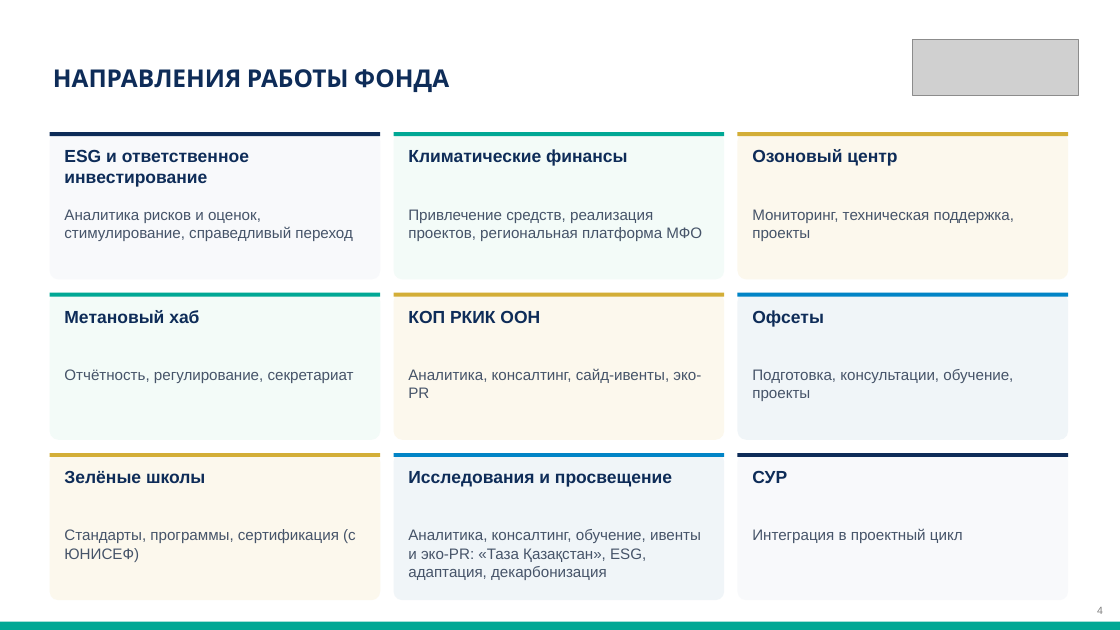
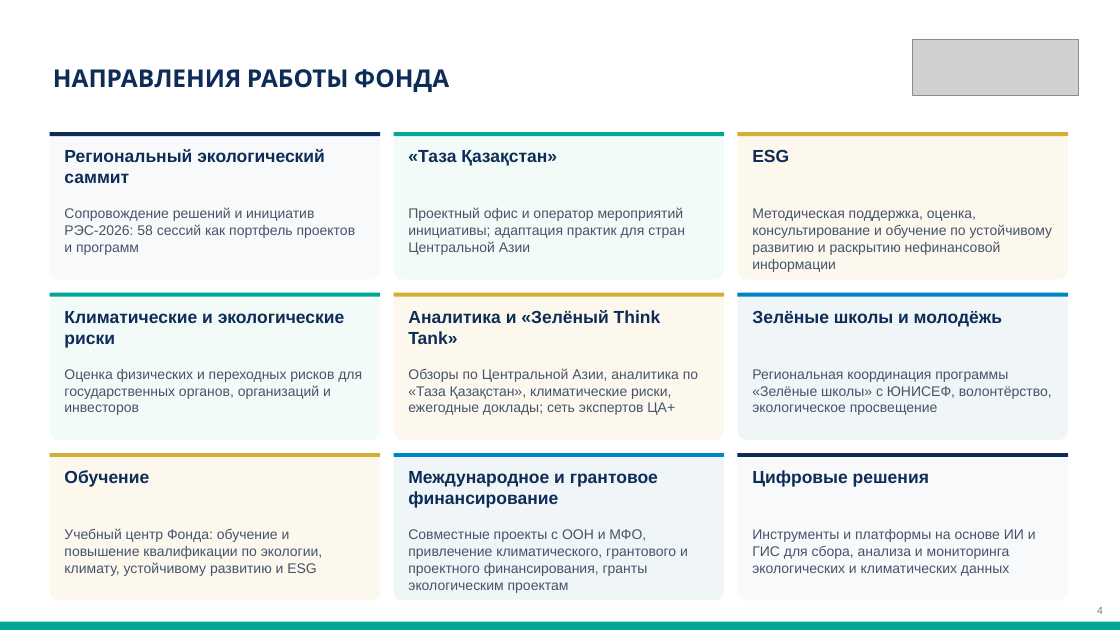
Before and after one commit to murat01042014/obsidian-vault, a slide deck: slide 4 of TAZA/_документы/Презентация для партнёров – ЦАКФ и Таза Қазақстан.pptx. Drawn at 1120x630 pixels with LibreOffice and Linux fonts; fonts in the diff are those of the drawing; grey boxes stand for pictures. Boxes give left, top, right and bottom in pixels: in the first picture for what was removed or moved away, otherwise in the second. Text is boxed around its words. In the diff, an @@ line names an element or a change of style, - is before the commit and + after.

```diff
--- a/TAZA/_документы/Презентация для партнёров – ЦАКФ и Таза Қазақстан.pptx
+++ b/TAZA/_документы/Презентация для партнёров – ЦАКФ и Таза Қазақстан.pptx
@@ text at bbox=[64, 149, 325, 183]: text changed @@
-ESG и ответственное инвестирование
+Региональный экологический саммит
@@ text at bbox=[752, 149, 789, 162]: text changed @@
-Озоновый центр
+ESG
@@ text at bbox=[408, 150, 557, 166]: text changed @@
-Климатические финансы
+«Таза Қазақстан»
@@ text at bbox=[64, 207, 356, 255]: text changed; size 13 to 12 pt @@
-Аналитика рисков и оценок, стимулирование, справедливый переход
+Сопровождение решений и инициатив РЭС-2026: 58 сессий как портфель проектов и программ
@@ text at bbox=[408, 207, 685, 255]: text changed; size 13 to 12 pt @@
-Привлечение средств, реализация проектов, региональная платформа МФО
+Проектный офис и оператор мероприятий инициативы; адаптация практик для стран Центральной Азии
@@ text at bbox=[752, 208, 1053, 272]: text changed; size 13 to 12 pt @@
-Мониторинг, техническая поддержка, проекты
+Методическая поддержка, оценка, консультирование и обучение по устойчивому развитию и раскрытию нефинансовой информации
@@ text at bbox=[64, 311, 345, 348]: text changed @@
-Метановый хаб
+Климатические и экологические риски
@@ text at bbox=[408, 310, 661, 344]: text changed @@
-КОП РКИК ООН
+Аналитика и «Зелёный Think Tank»
@@ text at bbox=[752, 311, 1002, 327]: text changed @@
-Офсеты
+Зелёные школы и молодёжь
@@ text at bbox=[64, 369, 362, 415]: text changed; size 13 to 12 pt @@
-Отчётность, регулирование, секретариат
+Оценка физических и переходных рисков для государственных органов, организаций и инвесторов
@@ text at bbox=[408, 368, 698, 415]: text changed; size 13 to 12 pt @@
-Аналитика, консалтинг, сайд-ивенты, эко-PR
+Обзоры по Центральной Азии, аналитика по «Таза Қазақстан», климатические риски, ежегодные доклады; сеть экспертов ЦА+
@@ text at bbox=[752, 369, 1052, 415]: text changed; size 13 to 12 pt @@
-Подготовка, консультации, обучение, проекты
+Региональная координация программы «Зелёные школы» с ЮНИСЕФ, волонтёрство, экологическое просвещение
@@ text at bbox=[64, 470, 149, 487]: text changed @@
-Зелёные школы
+Обучение
@@ text at bbox=[408, 471, 658, 508]: text changed @@
-Исследования и просвещение
+Международное и грантовое финансирование
@@ text at bbox=[752, 470, 929, 487]: text changed @@
-СУР
+Цифровые решения
@@ text at bbox=[64, 528, 323, 576]: text changed; size 13 to 12 pt @@
-Стандарты, программы, сертификация (с ЮНИСЕФ)
+Учебный центр Фонда: обучение и повышение квалификации по экологии, климату, устойчивому развитию и ESG
@@ text at bbox=[408, 529, 688, 593]: text changed; size 13 to 12 pt @@
-Аналитика, консалтинг, обучение, ивенты и эко-PR: «Таза Қазақстан», ESG, адаптация, декарбонизация
+Совместные проекты с ООН и МФО, привлечение климатического, грантового и проектного финансирования, гранты экологическим проектам
@@ text at bbox=[752, 529, 1036, 576]: text changed; size 13 to 12 pt @@
-Интеграция в проектный цикл
+Инструменты и платформы на основе ИИ и ГИС для сбора, анализа и мониторинга экологических и климатических данных
```
Also in this commit, not shown: 8 other slides changed, 1 other file.
